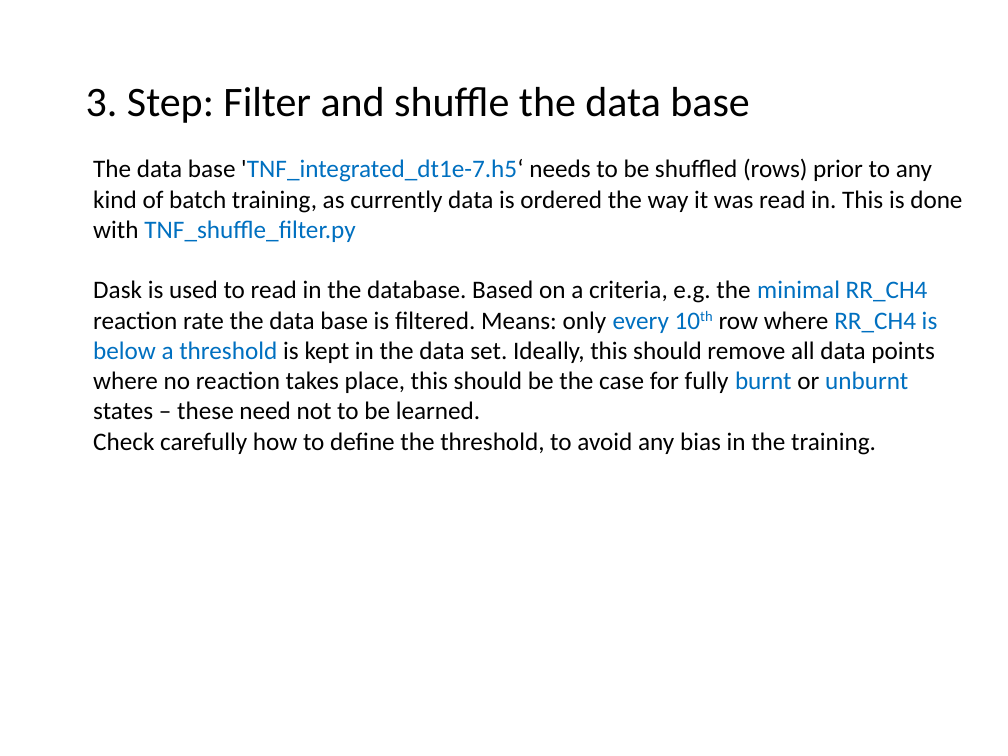
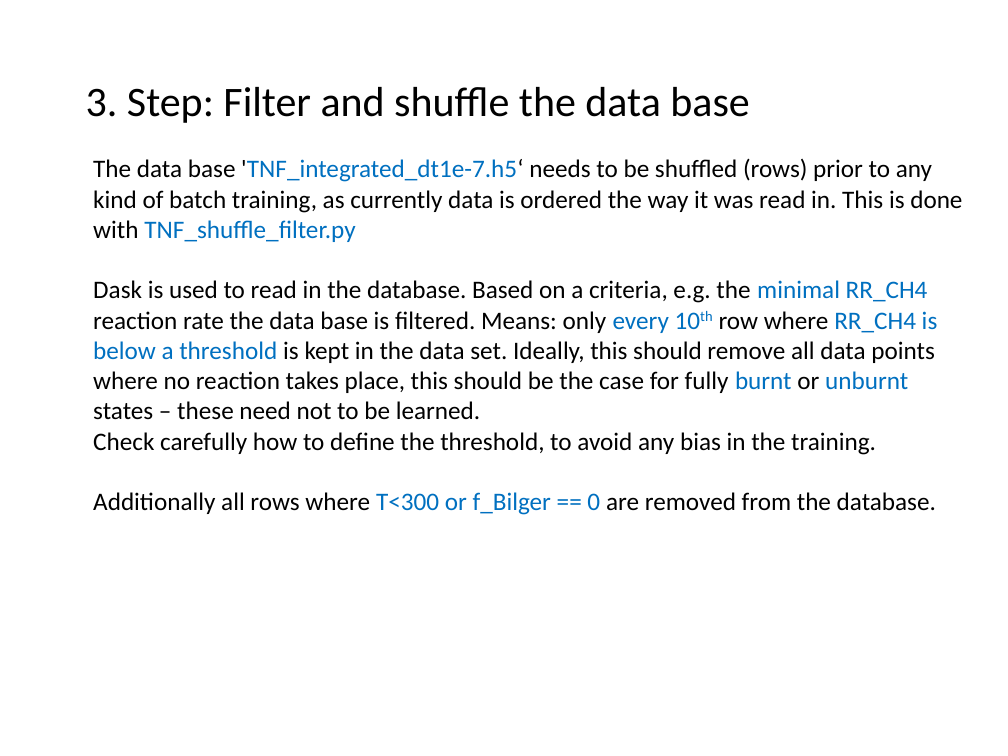
Before and after one commit to mhansinger/Cantera_integration, a slide deck: slide 4 of Work_flow.pptx. Drawn at 1008x756 pixels with LibreOffice and Linux fonts; fonts in the diff are those of the drawing. Boxes give left, top, right and bottom in pixels: in the first picture for what was removed or moved away, otherwise in the second. Text is boxed around its words. In the diff, an @@ line names an element or a change of style, - is before the commit and + after.

Commit message:
shuffle

```diff
--- a/Work_flow.pptx
+++ b/Work_flow.pptx
@@ text at [93,492,936,515]: paragraph added @@
+Additionally all rows where T<300 or f_Bilger == 0 are removed from the database.
```
Also in this commit, not shown: 1 slide added, 1 other file.
